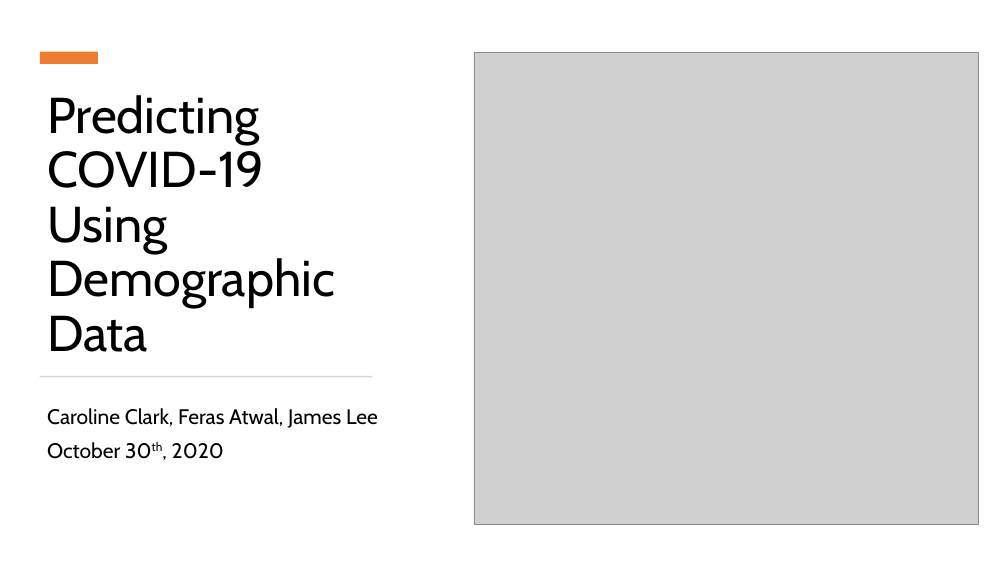
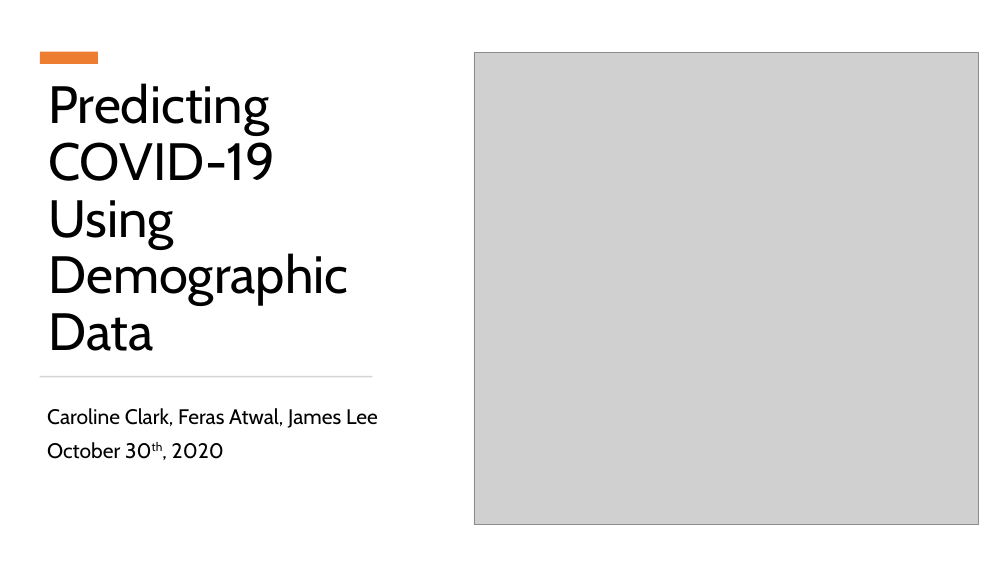
Before and after one commit to cxclark/covid19-analysis, a slide deck: slide 1 of 2020_10_30_covid_usa_analysis.pptx. Drawn at 1008x567 pixels with LibreOffice and Linux fonts; fonts in the diff are those of the drawing; grey boxes stand for pictures. Boxes give left, top, right and bottom in pixels: in the first picture for what was removed or moved away, otherwise in the second. Text is boxed around its words. In the diff, an @@ line names an element or a change of style, - is before the commit and + after.

```diff
--- a/2020_10_30_covid_usa_analysis.pptx
+++ b/2020_10_30_covid_usa_analysis.pptx
@@ title "Predicting COVID-19 Using Demographic Data" at (48,83,348,351): size 48 to 50 pt @@
```
Also in this commit, not shown: 3 other slides changed, 1 other file.
